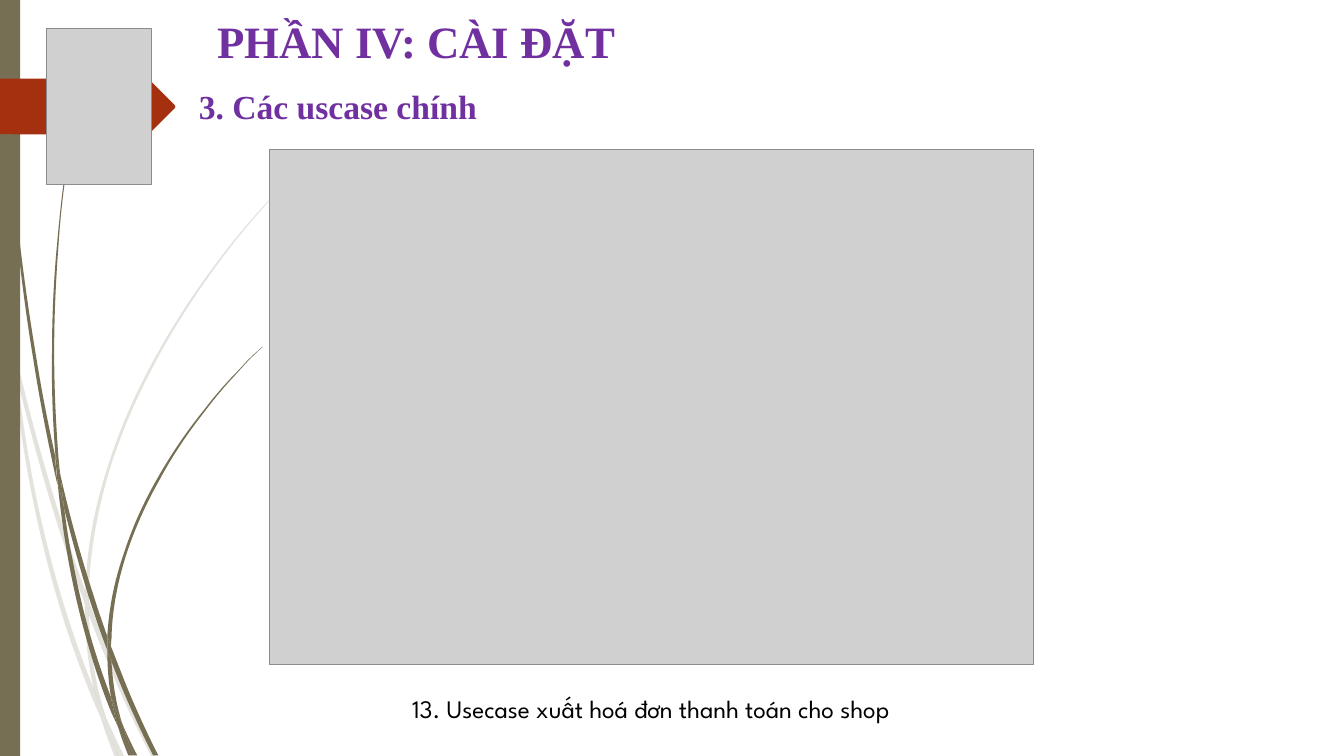
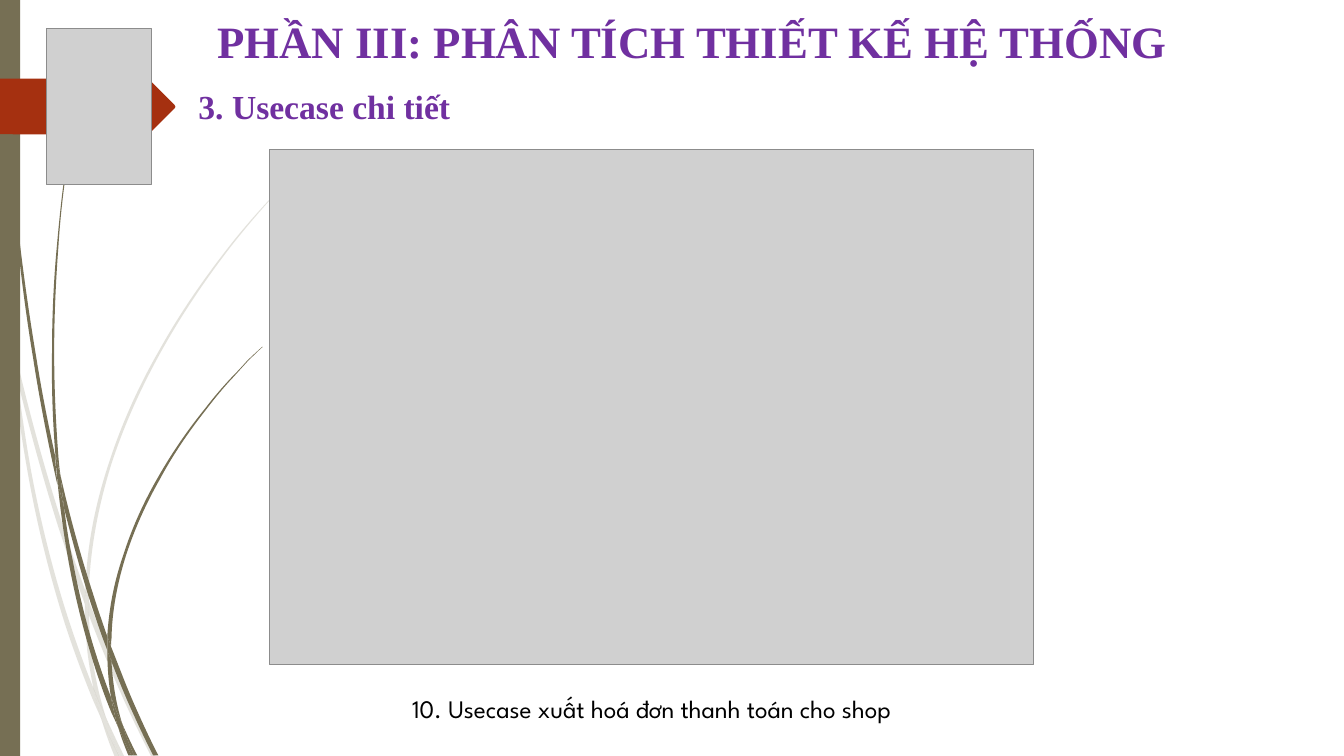
Before and after one commit to thanhgonzalo/datn, a slide deck: slide 11 of Slide.ppt (slide 15 before the commit). Drawn at 1344x756 pixels with LibreOffice and Linux fonts; fonts in the diff are those of the drawing; grey boxes stand for pictures; background and template pictures are left out. Boxes give left, top, right and bottom in pixels: in the first picture for what was removed or moved away, otherwise in the second. Text is boxed around its words. In the diff, an @@ line names an element or a change of style, - is before the commit and + after.

```diff
--- a/Slide.ppt
+++ b/Slide.ppt
@@ text at <box>217,23,1166,67</box>: text changed @@
-PHẦN IV: CÀI ĐẶT
+PHẦN III: PHÂN TÍCH THIẾT KẾ HỆ THỐNG
@@ text at <box>198,94,451,120</box>: text changed @@
-3. Các uscase chính
+3. Usecase chi tiết
@@ text at <box>412,696,891,724</box>: text changed @@
-13. Usecase xuất hoá đơn thanh toán cho shop
+10. Usecase xuất hoá đơn thanh toán cho shop
```
Also in this commit, not shown: 8 other slides changed, 1 slide added, 1 slide removed.
